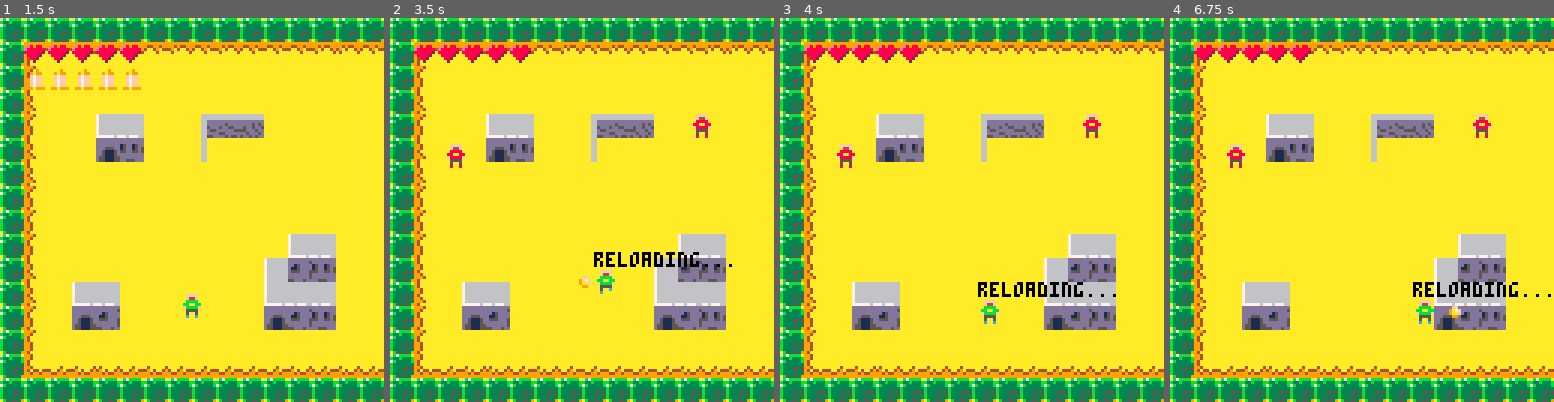
Above: before the commit, frames 1-4 (left to right).
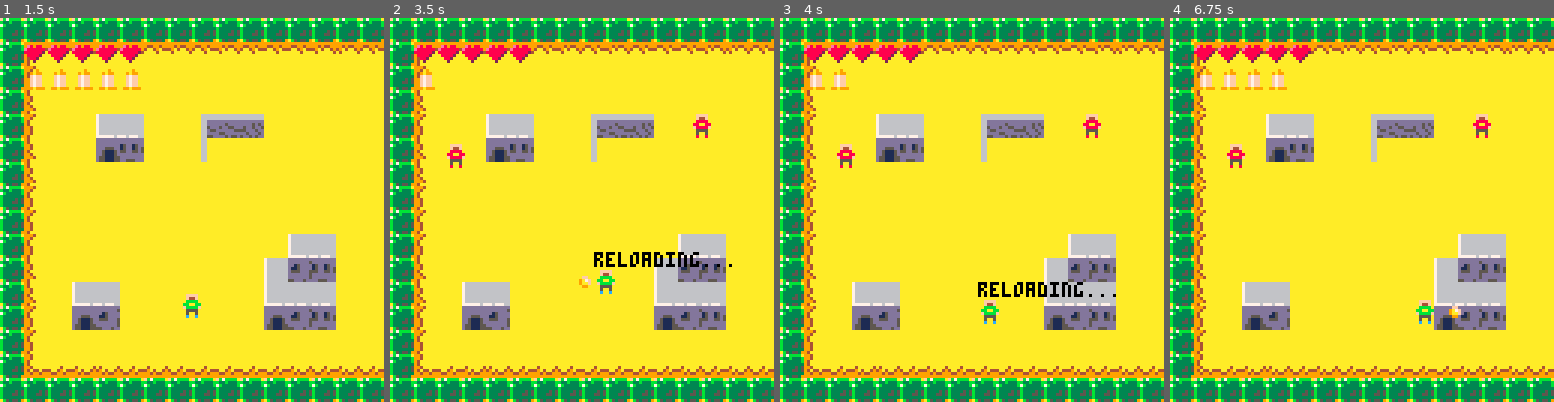
Above: after the commit, the same moments.

Repository: NinetiesPaul/PicoWest
Game: PICO-8 cartridge picowest.p8
Same seed, same stepped clock (60 frames per second), same inputs: the game is played once before the commit and once after it.
Inputs:
- Up to frame 1 (1.5 s): tap X (X key) at 0.33, 1.07 s; tap O (Z key) at 0.7 s
- Up to frame 2 (3.5 s): hold Right 1.6-2.1 s; tap O (Z key) every 0.4 s from 1.7 to 3.3 s; tap X (X key) at 1.85, 2.97 s; hold Up 2.15-2.42 s; hold Right 2.47-3.03 s; hold Left from 3.08 s (still down)
- Up to frame 3 (4 s): release Left at 3.58 s; hold Down 3.63-3.97 s; tap O (Z key) at 3.7 s
- Up to frame 4 (6.75 s): hold Right 4.02-4.68 s; tap X (X key) at 4.08, 5.2, 6.32 s; tap O (Z key) every 0.4 s from 4.1 to 6.5 s; hold Up 4.73-5.03 s; hold Left 5.08-5.68 s; hold Down 5.73-6.03 s; hold Right 6.08-6.58 s; hold Right from 6.63 s (still down)

Frame 1 is identical in both runs. In frame 2, 0.2% of the frame differs, in the area x 7-58%, y 13-72%; in frame 3, 0.3%; in frame 4, 1.2%, in the area x 7-100%, y 13-73%.

Commit message:
many changes

Diff:
--- a/picowest.p8
+++ b/picowest.p8
@@ -1,10 +1,11 @@
 pico-8 cartridge // http://www.pico-8.com
-version 16
+version 32
 __lua__
 function _init()
  player = {}
  player.x = 60
  player.y = 92
+ player.reloading = false
  player.sprite = 0
  player.speed = 1
  player.facing = "r"
@@ -40,68 +41,9 @@
 
 function _update()
 
- player.moving = false
-
- if btn(0) and player.x>0 and player.ml==true then
-  player.x -= player.speed
-  move()
-  player.facing = "l"
- end
-
- if btn(1) and player.mr==true then
-  player.x += player.speed
-  move()
-  player.facing = "r"
- end
-
- if btn(2) and player.mu==true then
-  player.y -= player.speed
-  move()
-  player.facing = "u"
- end
-
- if btn(3) and player.md==true then
-  player.y += player.speed
-  move()
-  player.facing = "d"
- end
-
- if (btn(0) and btn(2)) player.facing="ul"
- if (btn(0) and btn(3)) player.facing="dl"
- if (btn(1) and btn(2)) player.facing="ur"
- if (btn(1) and btn(3)) player.facing="dr"
-
- if not player.moving then
-  player.sprite = 0
- end
-
- if btn(4) and not cooled_down and player.b>0 then
-  fire()
-  cooled_down=true
-  player.b=player.b-1
- end
-
- if btnp(5) and mget((flr(player.x+4)/8),(flr(player.y+4)/8))==025 then
-  player.lx=player.x
-  player.ly=player.y
-  player.x=24
-  player.y=192
-  camy=128
- end
-
- if btnp(5) and mget((flr(player.x+4)/8),(flr(player.y+4)/8))==053 then
-  --mset((flr(player.x+4)/8),(flr(player.y+4)/8))
-
-  player.x=player.lx
-  player.y=player.ly
-  spr(049,0+i*8,16)
-  player.lx=0
-  player.ly=0
-  camy=0
- end
+	player_movements()
 
  if(counter%1==0) counter+=1
- if(counter%10==0) cooled_down=false
  if(counter%30==0) foreach(enemy, enemy_fire)
  if(counter%60==0 and tl==1) spawn_enemy() tl+=1
 
@@ -113,7 +55,9 @@
 
  cnt()
  cent()
- if (player.b==0 and counter%45==0) player.b=6
+
+
+ if (player.reloading == true) player_reloading()
 
 end
 
@@ -134,7 +78,7 @@
   spr(049,0+i*8,16)
  end
 
- if (player.b==0) then
+ if (player.reloading == true) then
   print("reloading...",player.x,player.y-6,0)
  end
 
@@ -195,34 +139,116 @@
 
 function cent()
  for e in all(enemy) do
- e.pa=mget((flr(e.x)/8),(flr(e.y)/8))
- e.pb=mget((flr(e.x)/8),(flr(e.y+7)/8))
-
- e.pe=mget((flr(e.x+7)/8),(flr(e.y)/8))
- e.pf=mget((flr(e.x+7)/8),(flr(e.y+7)/8))
-
- checkea=fget(e.pa,0)
- checkeb=fget(e.pb,0)
- checkee=fget(e.pe,0)
- checkef=fget(e.pf,0)
-
- if checkea==true or checkeb==true then
-  e.ml=false
+	 e.pa=mget((flr(e.x)/8),(flr(e.y)/8))
+	 e.pb=mget((flr(e.x)/8),(flr(e.y+7)/8))
+	 e.pe=mget((flr(e.x+7)/8),(flr(e.y)/8))
+	 e.pf=mget((flr(e.x+7)/8),(flr(e.y+7)/8))
+
+	 checkea=fget(e.pa,0)
+	 checkeb=fget(e.pb,0)
+	 checkee=fget(e.pe,0)
+	 checkef=fget(e.pf,0)
+
+	 if checkea==true or checkeb==true then
+	  e.ml=false
+	 else
+	  e.ml=true
+	 end
+
+	 if checkee==true or checkef==true then
+	  e.mr=false
+	 else
+	  e.mr=true
+	 end
+
+ end
+end
+
+
+
+function check_range(e)
+ if (player.x > e.x-20
+ and player.x < e.x+24
+ and player.y > e.y-16
+ and player.y < e.y+24) then
+
+  e.ep=true
+  e.px=player.x
+  e.py=player.y
+
  else
-  e.ml=true
- end
-
- if checkee==true or checkef==true then
-  e.mr=false
- else
-  e.mr=true
- end
-
+  e.ep=false
+ end
+end
+
+function enemy_counter()
+ for e in all(enemy) do
+  if(e.c%1==0) e.c+=1
+ end
+end
+
+function draw_bullet(b)
+ spr(b.s,b.x,b.y)
+end
+
+-->8
+-- player movements
+
+function player_movements()
+
+ if btn(0) and player.x>0 and player.ml==true then
+  player.x -= player.speed
+  player.facing = "l"
+ end
+
+ if btn(1) and player.mr==true then
+  player.x += player.speed
+  player.facing = "r"
+ end
+
+ if btn(2) and player.mu==true then
+  player.y -= player.speed
+  player.facing = "u"
+ end
+
+ if btn(3) and player.md==true then
+  player.y += player.speed
+  player.facing = "d"
+ end
+
+ if (btn(0) and btn(2)) player.facing="ul"
+ if (btn(0) and btn(3)) player.facing="dl"
+ if (btn(1) and btn(2)) player.facing="ur"
+ if (btn(1) and btn(3)) player.facing="dr"
+
+ if btnp(4) and not player.reloading then
+  fire()
+ end
+
+ if btnp(5) and mget((flr(player.x+4)/8),(flr(player.y+4)/8))==025 then
+  player.lx=player.x
+  player.ly=player.y
+  player.x=24
+  player.y=192
+  camy=128
+ end
+
+ if btnp(5) and mget((flr(player.x+4)/8),(flr(player.y+4)/8))==053 then
+  player.x=player.lx
+  player.y=player.ly
+  player.lx=0
+  player.ly=0
+  camy=0
  end
 
 end
 
 function fire()
+ sfx(00)
+ player.b-=1
+
+ if (player.b == 0) player.reloading = true
+
  local b = {}
  b.x=player.x
  b.y=player.y
@@ -233,6 +259,90 @@
  add(bullet,b)
  return b
 end
+
+
+function player_reloading()
+
+	if (counter%15==0) player.b += 1
+
+	if (player.b == 6) player.reloading = false
+end
+
+function move_bullet(b)
+ if (b.f=="l") b.x-=2
+ if (b.f=="r") b.x+=2
+ if (b.f=="u") b.y-=2
+ if (b.f=="d") b.y+=2
+ if (b.f=="dl") b.x-=2 b.y+=2
+ if (b.f=="dr") b.x+=2 b.y+=2
+ if (b.f=="ul") b.x-=2 b.y-=2
+ if (b.f=="ur") b.x+=2 b.y-=2
+
+ for e in all(enemy) do
+  if flr(e.x/8) == flr(b.x/8) and
+     flr(e.y/8) == flr(b.y/8) then
+
+     del(enemy,e)
+     del(bullet,b)
+  end
+ end
+
+ if (b.x >b.sx+25) del(bullet,b)
+ if (b.x <b.sx-25) del(bullet,b)
+ if (b.y <b.sy-25) del(bullet,b)
+ if (b.y >b.sy+25) del(bullet,b)
+end
+-->8
+-- enemies
+
+function draw_enemy(e)
+ spr(e.s,e.x,e.y)
+
+ --rect(e.x,e.y,e.x,e.y,3)
+ --rect(e.x,e.y+7,e.x,e.y+7,3)
+ --rect(e.x+7,e.y,e.x+7,e.y,3)
+ --rect(e.x+7,e.y+7,e.x+7,e.y+7,3)
+end
+
+function move_enemy(e)
+ if e.ep==true then
+
+  if (e.x<=e.px and e.mcd==false and e.mr==true) then
+   e.x+=2
+   if (e.x>=e.px) e.x=e.px e.mcd=true
+  end
+  if (e.x>=e.px and e.mcd==false and e.ml==true) then
+   e.x-=2
+   if(e.x<=e.px) e.x=e.px e.mcd=true
+  end
+
+ end
+
+ if (e.mcd==true and e.c%60==0) e.mcd=false
+end
+
+
+function draw_enemy_b(eb)
+ spr(eb.s,eb.x,eb.y)
+end
+
+function move_enemy_b(eb)
+ if (eb.t=="up") eb.y-=1
+ if (eb.t=="down") eb.y+=1
+
+ if flr(eb.x/8) == flr(player.x/8) and
+    flr(eb.y/8) == flr(player.y/8) then
+    player.l-=1
+    del(enemy_b,eb)
+ end
+
+ if (eb.x >eb.sx+25) del(enemy_b,eb)
+ if (eb.x <eb.sx-25) del(enemy_b,eb)
+ if (eb.y <eb.sy-25) del(enemy_b,eb)
+ if (eb.y >eb.sy+25) del(enemy_b,eb)
+end
+
+
 
 function enemy_fire(e)
  if (e.ep==true and e.mcd==true) then
@@ -289,112 +399,135 @@
  return e
 end
 
-function move_enemy_b(eb)
- if (eb.t=="up") eb.y-=1
- if (eb.t=="down") eb.y+=1
-
- if flr(eb.x/8) == flr(player.x/8) and
-    flr(eb.y/8) == flr(player.y/8) then
-    player.l-=1
-    del(enemy_b,eb)
- end
-
- if (eb.x >eb.sx+25) del(enemy_b,eb)
- if (eb.x <eb.sx-25) del(enemy_b,eb)
- if (eb.y <eb.sy-25) del(enemy_b,eb)
- if (eb.y >eb.sy+25) del(enemy_b,eb)
-end
-
-function move_enemy(e)
- if e.ep==true then
-
-  if (e.x<=e.px and e.mcd==false and e.mr==true) then
-   e.x+=2
-   if (e.x>=e.px) e.x=e.px e.mcd=true
-  end
-  if (e.x>=e.px and e.mcd==false and e.ml==true) then
-   e.x-=2
-   if(e.x<=e.px) e.x=e.px e.mcd=true
-  end
-
- end
-
- if (e.mcd==true and e.c%60==0) e.mcd=false
-end
-
-function move_bullet(b)
- if (b.f=="l") b.x-=2
- if (b.f=="r") b.x+=2
- if (b.f=="u") b.y-=2
- if (b.f=="d") b.y+=2
- if (b.f=="dl") b.x-=2 b.y+=2
- if (b.f=="dr") b.x+=2 b.y+=2
- if (b.f=="ul") b.x-=2 b.y-=2
- if (b.f=="ur") b.x+=2 b.y-=2
-
- for e in all(enemy) do
-
-  if flr(e.x/8) == flr(b.x/8) and
-     flr(e.y/8) == flr(b.y/8) then
-
-     del(enemy,e)
-     del(bullet,b)
-
-  end
-
- end
-
- if (b.x >b.sx+25) del(bullet,b)
- if (b.x <b.sx-25) del(bullet,b)
- if (b.y <b.sy-25) del(bullet,b)
- if (b.y >b.sy+25) del(bullet,b)
-end
-
-function check_range(e)
- if (player.x > e.x-20
- and player.x < e.x+24
- and player.y > e.y-16
- and player.y < e.y+24) then
-
-  e.ep=true
-  e.px=player.x
-  e.py=player.y
-
- else
-  e.ep=false
- end
-end
-
-function enemy_counter()
- for e in all(enemy) do
-  if(e.c%1==0) e.c+=1
- end
-end
-
-function draw_enemy(e)
- spr(e.s,e.x,e.y)
-
- --rect(e.x,e.y,e.x,e.y,3)
- --rect(e.x,e.y+7,e.x,e.y+7,3)
- --rect(e.x+7,e.y,e.x+7,e.y,3)
- --rect(e.x+7,e.y+7,e.x+7,e.y+7,3)
-end
-
-function draw_bullet(b)
- spr(b.s,b.x,b.y)
-end
-
-function draw_enemy_b(eb)
- spr(eb.s,eb.x,eb.y)
-end
-
-function move()
- player.moving = true
- player.sprite += 1
- if player.sprite > 2 then
-  player.sprite = 0
- end
-end
+…(129 lines of a section not shown)…
 
 
 
@@ -528,165 +661,37 @@
 0000000100010101010101010101000000000000000000000000000000000000000000010100000000000000000000000100010101000100000000000000000000000000000000000000000000000000000000000000000000000000000000000000000000000000000000000000000000000000000000000000000000000000
 0000000000000000000000000000000000000000000000000000000000000000000000000000000000000000000000000000000000000000000000000000000000000000000000000000000000000000000000000000000000000000000000000000000000000000000000000000000000000000000000000000000000000000
 __map__
-30303030303030303030303030303030ffffffffffffffffffffffffffffffffffffffffffffffffffffffffffffffffffffffffffffffffffffffffffffffffffffffffffffffffffffffffffffffffffffffffffffffffffffffffffffffffffffffffffffffffffffffffffffffffff000000000000000000000000000000
-30111314131413141314131313141413ffffffffffffffffffffffffffffffffffffffffffffffffffffffffffffffffffffffffffffffffffffffffffffffffffffffffffffffffffffffffffffffffffffffffffffffffffffffffffffffffffffffffffffffffffffffffffffffffff000000000000000000000000000000
-30151010101010101010101010101010ffffffffffffffffffffffffffffffffffffffffffffffffffffffffffffffffffffffffffffffffffffffffffffffffffffffffffffffffffffffffffffffffffffffffffffffffffffffffffffffffffffffffffffffffffffffffffffffffff000000000000000000000000000000
-30161010101010101010101010101010ffffffffffffffffffffffffffffffffffffffffffffffffffffffffffffffffffffffffffffffffffffffffffffffffffffffffffffffffffffffffffffffffffffffffffffffffffffffffffffffffffffffffffffffffffffffffffffffffff000000000000000000000000000000
-30151010090a10100705061010101010ffffffffffffffffffffffffffffffffffffffffffffffffffffffffffffffffffffffffffffffffffffffffffffffffffffffffffffffffffffffffffffffffffffffffffffffffffffffffffffffffffffffffffffffffffffffffffffffffff000000000000000000000000000000
-30161010191b10100810101010101010ffffffffffffffffffffffffffffffffffffffffffffffffffffffffffffffffffffffffffffffffffffffffffffffffffffffffffffffffffffffffffffffffffffffffffffffffffffffffffffffffffffffffffffffffffffffffffffffffff000000000000000000000000000000
-30161010101010101010101010101010ffffffffffffffffffffffffffffffffffffffffffffffffffffffffffffffffffffffffffffffffffffffffffffffffffffffffffffffffffffffffffffffffffffffffffffffffffffffffffffffffffffffffffffffffffffffffffffffffff000000000000000000000000000000
-30151010101010101010101010101010ffffffffffffffffffffffffffffffffffffffffffffffffffffffffffffffffffffffffffffffffffffffffffffffffffffffffffffffffffffffffffffffffffffffffffffffffffffffffffffffffffffffffffffffffffffffffffffffffff000000000000000000000000000000
-30151010101010101010101010101010ffffffffffffffffffffffffffffffffffffffffffffffffffffffffffffffffffffffffffffffffffffffffffffffffffffffffffffffffffffffffffffffffffffffffffffffffffffffffffffffffffffffffffffffffffffffffffffffffffffffffffffffffffffffffffffffff
-301510101010101010101010090a1010ffff3737373737373737373737373737373737373737373737373737373737373737373737373737373737373737373737373737ffffffffffffffffffffffffffffffffffffffffffffffffffffffffffffffffffffffffffffffffffffffffffffffffffffffffffffffffffffffff
-30161010101010101010100b0c0d1010ffff3737373737373737373737373737373737373737373737373737373737373737373737373737373737373737373737373737ffffffffffffffffffffffffffffffffffffffffffffffffffffffffffffffffffffffffffffffffffffffffffffffffffffffffffffffffffffffff
-301610090a101010101010090a0a1010ffff3737373737373737373737373737373737373737373737373737373737373737373737373737373737373737373737373737ffffffffffffffffffffffffffffffffffffffffffffffffffffffffffffffffffffffffffffffffffffffffffffffffffffffffffffffffffffffff
-301510191a101010101010191a1b1010ffff3737373737373737373737373737373737373737373737373737373737373737373737373737373737373737373737373737ffffffffffffffffffffffffffffffffffffffffffffffffffffffffffffffffffffffffffffffffffffffffffffffffffffffffffffffffffffffff
-30151010101010101010101010101010ffff3737373737373737373737373737373737373737373737373737373737373737373737373737373737373737373737373737ffffffffffffffffffffffffffffffffffffffffffffffffffffffffffffffffffffffffffffffffffffffffffffffffffffffffffffffffffffffff
-30393738383738373737373738373837ffffffffffffffffffffffffffffffffffffffffffffffffffffffffffffffffffffffffffffffffffffffffffffffffffff3737ffffffffffffffffffffffffffffffffffffffffffffffffffffffffffffffffffffffffffffffffffffffffffffffffffffffffffffffffffffffff
-30303030303030303030303030303030ffffffffffffffffffffffffffffffffffffffffffffffffffffffffffffffffffffffffffffffffffffffffffffffffffff3737ffffffffffffffffffffffffffffffffffffffffffffffffffffffffffffffffffffffffffffffffffffffffffffffffffffffffffffffffffffffff
-03323232323232323232323232323203ffffffffffffffffffffffffffffffffffffffffffffffffffffffffffffffffffffffffffffffffffffffffffffffffffff3737ffffffffffffffffffffffffffffffffffffffffffffffffffffffffffffffffffffffffffffffffffffffffffffffffffffffffffffffffffffffff
-32323232323232323232323232323232ffffffffffffffffffffffffffffffffffffffffffffffffffffffffffffffffffffffffffffffffffffffffffffffffffff3737ffffffffffffffffffffffffffffffffffffffffffffffffffffffffffffffffffffffffffffffffffffffffffffffffffffffffffffffffffffffff
-32323232323232323232323232323232ffffffffffffffffffffffffffffffffffffffffffffffffffffffffffffffffffffffffffffffffffffffffffffffffffff3737ffffffffffffffffffffffffffffffffffffffffffffffffffffffffffffffffffffffffffffffffffffffffffffffffffffffffffffffffffffffff
-32323232323232323232323232323232ffffffffffffffffffffffffffffffffffffffffffffffffffffffffffffffffffffffffffffffffffffffffffffffffffff3737ffffffffffffffffffffffffffffffffffffffffffffffffffffffffffffffffffffffffffffffffffffffffffffffffffffffffffffffffffffffff
-32322423232323232323232334323232ffffffffffffffffffffffffffffffffffffffffffffffffffffffffffffffffffffffffffffffffffffffffffffffffffff3737ffffffffffffffffffffffffffffffffffffffffffffffffffffffffffffffffffffffffffffffffffffffffffffffffffffffffffffffffffffffff
-32322425252525252525252534323232ffffffffffffffffffffffffffffffffffffffffffffffffffffffffffffffffffffffffffffffffffffffffffffffffffff3737ffffffffffffffffffffffffffffffffffffffffffffffffffffffffffffffffffffffffffffffffffffffffffffffffffffffffffffffffffffffff
-32322425252525252525252534323232ffffffffffffffffffffffffffffffffffffffffffffffffffffffffffffffffffffffffffffffffffffffffffffffffffff3737ffffffffffffffffffffffffffffffffffffffffffffffffffffffffffffffffffffffffffffffffffffffffffffffffffffffffffffffffffffffff
-32322425252525252525252534323232ffffffffffffffffffffffffffffffffffffffffffffffffffffffffffffffffffffffffffffffffffffffffffffffffffff3737ffffffffffffffffffffffffffffffffffffffffffffffffffffffffffffffffffffffffffffffffffffffffffffffffffffffffffffffffffffffff
-32322425252525252525252534323232ffffffffffffffffffffffffffffffffffffffffffffffffffffffffffffffffffffffffffffffffffffffffffffffffffff3737ffffffffffffffffffffffffffffffffffffffffffffffffffffffffffffffffffffffffffffffffffffffffffffffffffffffffffffffffffffffff
-32322425252525252525252534323232ffffffffffffffffffffffffffffffffffffffffffffffffffffffffffffffffffffffffffffffffffffffffffffffffffff3737ffffffffffffffffffffffffffffffffffffffffffffffffffffffffffffffffffffffffffffffffffffffffffffffffffffffffffffffffffffffff
-32322623352323232323232336323232ffffffffffffffffffffffffffffffffffffffffffffffffffffffffffffffffffffffffffffffffffffffffffffffffffff3737ffffffffffffffffffffffffffffffffffffffffffffffffffffffffffffffffffffffffffffffffffffffffffffffffffffffffffffffffffffffff
-32323232323232323232323232323232ffffffffffffffffffffffffffffffffffffffffffffffffffffffffffffffffffffffffffffffffffffffffffffffffffff373731ffffffffffffffffffffffffffffffffffffffffffffffffffffffffffffffffffffffffffffffffffffffffffffffffffffffffffffffffffffff
-32323232323232323232323232323232ffffffffffffffffffffffffffffffffffffffffffffffffffffffffffffffffffffffffffffffffffffffffffffffffffff373731ffffffffffffffffffffffffffffffffffffffffffffffffffffffffffffffffffffffffffffffffffffffffffffffffffffffffffffffffffffff
-32323232323232323232323232323232ffffffffffffffffffffffffffffffffffffffffffffffffffffffffffffffffffffffffffffffffffffffffffffffffffff373731ffffffffffffffffffffffffffffffffffffffffffffffffffffffffffffffffffffffffffffffffffffffffffffffffffffffffffffffffffffff
-32323232323232323232323232323232ffffffffffffffffffffffffffffffffffffffffffffffffffffffffffffffffffffffffffffffffffffffffffffffffffff373731ffffffffffffffffffffffffffffffffffffffffffffffffffffffffffffffffffffffffffffffffffffffffffffffffffffffffffffffffffffff
-03323232323232323232323232323203ffffffffffffffffffffffffffffffffffffffffffffffffffffffffffffffffffffffffffffffffffffffffffffffffffff373731ffffffffffffffffffffffffffffffffffffffffffffffffffffffffffffffffffffffffffffffffffffffffffffffffffffffffffffffffffffff
-…(130 lines of a section not shown)…
+3030303030303030303030303030303029292929292929292929292929292929292929292929292929292929292929292929292929292929292929292929292929292929292929292929292929292929292929292929292929292929292929292929292929292929292929292929292929292929292929292929292929292929
+3011131413141314131413131314141329292929292929292929292929292929292929292929292929292929292929292929292929292929292929292929292929292929292929292929292929292929292929292929292929292929292929292929292929292929292929292929292929292929292929292929292929292929
+3015101010101010101010101010101029292929292929292929292929292929292929292929292929292929292929292929292929292929292929292929292929292929292929292929292929292929292929292929292929292929292929292929292929292929292929292929292929292929292929292929292929292929
+3016101010101010101010101010101029292929292929292929292929292929292929292929292929292929292929292929292929292929292929292929292929292929292929292929292929292929292929292929292929292929292929292929292929292929292929292929292929292929292929292929292929292929
+30151010090a1010070506101010101029292929292929292929292929292929292929292929292929292929292929292929292929292929292929292929292929292929292929292929292929292929292929292929292929292929292929292929292929292929292929292929292929292929292929292929292929292929
+30161010191b1010081010101010101029292929292929292929292929292929292929292929292929292929292929292929292929292929292929292929292929292929292929292929292929292929292929292929292929292929292929292929292929292929292929292929292929292929292929292929292929292929
+3016101010101010101010101010101029292929292929292929292929292929292929292929292929292929292929292929292929292929292929292929292929292929292929292929292929292929292929292929292929292929292929292929292929292929292929292929292929292929292929292929292929292929
+3015101010101010101010101010101029292929292929292929292929292929292929292929292929292929292929292929292929292929292929292929292929292929292929292929292929292929292929292929292929292929292929292929292929292929292929292929292929292929292929292929292929292929
+3015101010101010101010101010101029292929292929292929292929292929292929292929292929292929292929292929292929292929292929292929292929292929292929292929292929292929292929292929292929292929292929292929292929292929292929292929292929292929292929292929292929292929
+301510101010101010101010090a101029292929292929292929292929292929292929292929292929292929292929292929292929292929292929292929292929292929292929292929292929292929292929292929292929292929292929292929292929292929292929292929292929292929292929292929292929292929
+30161010101010101010100b0c0d101029292929292929292929292929292929292929292929292929292929292929292929292929292929292929292929292929292929292929292929292929292929292929292929292929292929292929292929292929292929292929292929292929292929292929292929292929292929
+301610090a101010101010090a0a101029292929292929292929292929292929292929292929292929292929292929292929292929292929292929292929292929292929292929292929292929292929292929292929292929292929292929292929292929292929292929292929292929292929292929292929292929292929
+301510191a101010101010191a1b101029292929292929292929292929292929292929292929292929292929292929292929292929292929292929292929292929292929292929292929292929292929292929292929292929292929292929292929292929292929292929292929292929292929292929292929292929292929
+3015101010101010101010101010101029292929292929292929292929292929292929292929292929292929292929292929292929292929292929292929292929292929292929292929292929292929292929292929292929292929292929292929292929292929292929292929292929292929292929292929292929292929
+3039373838373837373737373837383729292929292929292929292929292929292929292929292929292929292929292929292929292929292929292929292929292929292929292929292929292929292929292929292929292929292929292929292929292929292929292929292929292929292929292929292929292929
+3030303030303030303030303030303029292929292929292929292929292929292929292929292929292929292929292929292929292929292929292929292929292929292929292929292929292929292929292929292929292929292929292929292929292929292929292929292929292929292929292929292929292929
+0332323232323232323232323232320329292929292929292929292929292929292929292929292929292929292929292929292929292929292929292929292929292929292929292929292929292929292929292929292929292929292929292929292929292929292929292929292929292929292929292929292929292929
+2929292929292929292929292929292929292929292929292929292929292929292929292929292929292929292929292929292929292929292929292929292929292929292929292929292929292929292929292929292929292929292929292929292929292929292929292929292929292929292929292929292929292929
+2929292929292929292929292929292929292929292929292929292929292929292929292929292929292929292929292929292929292929292929292929292929292929292929292929292929292929292929292929292929292929292929292929292929292929292929292929292929292929292929292929292929292929
+2929292929292929292929292929292929292929292929292929292929292929292929292929292929292929292929292929292929292929292929292929292929292929292929292929292929292929292929292929292929292929292929292929292929292929292929292929292929292929292929292929292929292929
+2929242323232323232323233429292929292929292929292929292929292929292929292929292929292929292929292929292929292929292929292929292929292929292929292929292929292929292929292929292929292929292929292929292929292929292929292929292929292929292929292929292929292929
+2929242525252525252525253429292929292929292929292929292929292929292929292929292929292929292929292929292929292929292929292929292929292929292929292929292929292929292929292929292929292929292929292929292929292929292929292929292929292929292929292929292929292929
+2929242525252525252525253429292929292929292929292929292929292929292929292929292929292929292929292929292929292929292929292929292929292929292929292929292929292929292929292929292929292929292929292929292929292929292929292929292929292929292929292929292929292929
+2929242525252525252525253429292929292929292929292929292929292929292929292929292929292929292929292929292929292929292929292929292929292929292929292929292929292929292929292929292929292929292929292929292929292929292929292929292929292929292929292929292929292929
+2929242525252525252525253429292929292929292929292929292929292929292929292929292929292929292929292929292929292929292929292929292929292929292929292929292929292929292929292929292929292929292929292929292929292929292929292929292929292929292929292929292929292929
+2929242525252525252525253429292929292929292929292929292929292929292929292929292929292929292929292929292929292929292929292929292929292929292929292929292929292929292929292929292929292929292929292929292929292929292929292929292929292929292929292929292929292929
+2929262335232323232323233629292929292929292929292929292929292929292929292929292929292929292929292929292929292929292929292929292929292929292929292929292929292929292929292929292929292929292929292929292929292929292929292929292929292929292929292929292929292929
+2929292929292929292929292929292929292929292929292929292929292929292929292929292929292929292929292929292929292929292929292929292929292929292929292929292929292929292929292929292929292929292929292929292929292929292929292929292929292929292929292929292929292929
+2929292929292929292929292929292929292929292929292929292929292929292929292929292929292929292929292929292929292929292929292929292929292929292929292929292929292929292929292929292929292929292929292929292929292929292929292929292929292929292929292929292929292929
+2929292929292929292929292929292929292929292929292929292929292929292929292929292929292929292929292929292929292929292929292929292929292929292929292929292929292929292929292929292929292929292929292929292929292929292929292929292929292929292929292929292929292929
+2929292929292929292929292929292929292929292929292929292929292929292929292929292929292929292929292929292929292929292929292929292929292929292929292929292929292929292929292929292929292929292929292929292929292929292929292929292929292929292929292929292929292929
+0329292929292929292929292929290329292929292929292929292929292929292929292929292929292929292929292929292929292929292929292929292929292929292929292929292929292929292929292929292929292929292929292929292929292929292929292929292929292929292929292929292929292929
+
+
Not shown, changed: 194 lines of the sprite sheet (__gfx__) section of picowest.p8
Not shown, changed: the thumbnail (__label__) section of picowest.p8
Not shown, changed: the music (__music__) section of picowest.p8
Not shown, changed: the sound effects (__sfx__) section of picowest.p8
